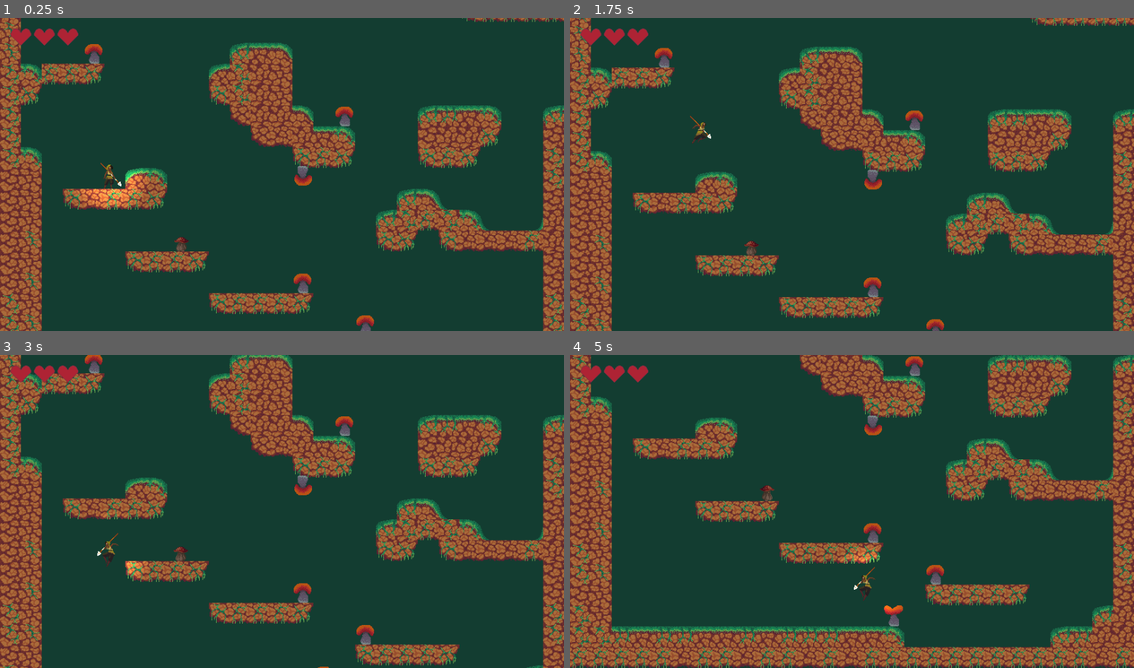
Above: before the commit, frames 1-4 (two rows, left to right).
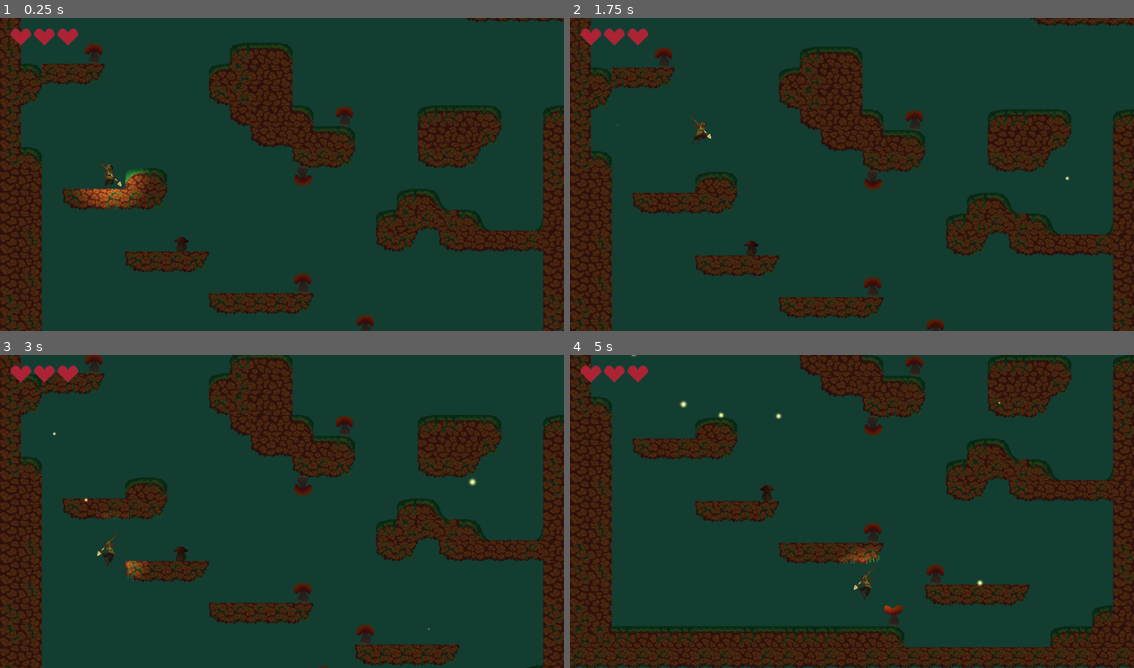
Above: after the commit, the same moments.

Repository: lemilonkh/GameOff23
Game: Godot game, scene res://scenes/main.tscn
Two runs of this game, one before a commit and one after it. Both use one fixed random seed, a clock stepped at 60 frames per second and the inputs below.
Inputs:
- Up to frame 1 (0.25 s): no input
- Up to frame 2 (1.75 s): hold K (attack) 0.53-1.28 s; hold Right (move_right) from 0.53 s (still down); tap Space (jump) at 0.77, 1.52 s; tap J (glide) at 1.35 s
- Up to frame 3 (3 s): release Right (move_right) at 2.03 s; hold Left (move_left) 2.03-2.78 s; hold Shift 2.03-2.78 s; hold Right (move_right) from 2.78 s (still down); tap K (attack) at 2.85 s
- Up to frame 4 (5 s): tap Space (jump) at 3.02, 3.77, 4.52 s; hold J (glide) 3.53-4.28 s; release Right (move_right) at 4.28 s; hold Left (move_left) from 4.28 s (still down); tap Shift at 4.35 s

The runs differ from the first frame. In frame 1, 25% of the frame differs, in the area x 0-100%, y 0-100%; in frame 2, 26%; in frame 3, 27%; in frame 4, 35%.

Commit message:
Add firefly particles

Diff:
--- a/scenes/game.tscn
+++ b/scenes/game.tscn
@@ -247,6 +247,51 @@
 sources/0 = SubResource("TileSetAtlasSource_ydj0g")
 sources/1 = SubResource("TileSetScenesCollectionSource_nv7ug")
 
+[sub_resource type="CanvasItemMaterial" id="CanvasItemMaterial_ikhlx"]
+blend_mode = 1
+
+[sub_resource type="Curve" id="Curve_e4lui"]
+_data = [Vector2(0, 0), 0.0, 0.0, 0, 0, Vector2(0.501558, 1), 0.0, 0.0, 0, 0, Vector2(1, 0), 0.0, 0.0, 0, 0]
+point_count = 3
+
+[sub_resource type="CurveTexture" id="CurveTexture_7hjie"]
+curve = SubResource("Curve_e4lui")
+
+[sub_resource type="ParticleProcessMaterial" id="ParticleProcessMaterial_cf1wv"]
+lifetime_randomness = 0.6
+particle_flag_disable_z = true
+emission_shape = 3
+emission_box_extents = Vector3(672, 504, 1)
+angle_max = 360.0
+spread = 180.0
+initial_velocity_min = 5.0
+initial_velocity_max = 50.0
+angular_velocity_min = 5.0
+angular_velocity_max = 10.0
+radial_accel_min = 0.5
+radial_accel_max = 3.0
+tangential_accel_min = 0.5
+tangential_accel_max = 3.0
+scale_curve = SubResource("CurveTexture_7hjie")
+turbulence_noise_strength = 11.22
+turbulence_noise_scale = 3.556
+turbulence_noise_speed = Vector3(2, 10, 0)
+turbulence_initial_displacement_min = 0.1
+turbulence_initial_displacement_max = 10.0
+
+[sub_resource type="Gradient" id="Gradient_ar4gl"]
+interpolation_mode = 2
+offsets = PackedFloat32Array(0, 0.732308)
+colors = PackedColorArray(5, 4, 3, 1, 1, 1, 1, 0)
+
+[sub_resource type="GradientTexture2D" id="GradientTexture2D_ow1jd"]
+gradient = SubResource("Gradient_ar4gl")
+width = 16
+height = 16
+use_hdr = true
+fill = 1
+fill_from = Vector2(0.5, 0.5)
+
 [node name="game" type="Node2D"]
 texture_filter = 1
 metadata/_edit_vertical_guides_ = [432.0]
@@ -276,4 +321,13 @@
 position = Vector2(1344, 1008)
 
 [node name="CanvasModulate" type="CanvasModulate" parent="."]
-color = Color(0.741176, 0.741176, 0.741176, 1)
+color = Color(0.325484, 0.28866, 0.205512, 1)
+
+[node name="FireflyParticles" type="GPUParticles2D" parent="."]
+light_mask = 0
+material = SubResource("CanvasItemMaterial_ikhlx")
+position = Vector2(672, 504)
+amount = 40
+process_material = SubResource("ParticleProcessMaterial_cf1wv")
+texture = SubResource("GradientTexture2D_ow1jd")
+lifetime = 10.0
Not shown: 1 places in scenes/game.tscn that only renumber resources
